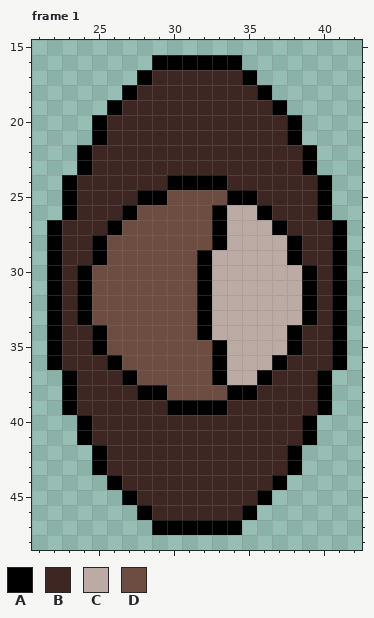
One commit to this pixel-art file: Assets/Art/Sprites/Armor.aseprite. This is how it looked before the edit.
64x64 pixels, 4 frames. Shown: frame 1: x 21..42, y 15..48. The commit also changed other frames, which this record leaves out.
Palette (. is transparent): A #000000  B #3e2723  C #bcaaa4  D #6d4c41
Pixels before, frame 1, first column x 22:
16 .......AAAAAA.......
17 ......ABBBBBBA......
18 .....ABBBBBBBBA.....
19 ....ABBBBBBBBBBA....
20 ...ABBBBBBBBBBBBA...
21 ...ABBBBBBBBBBBBA...
22 ..ABBBBBBBBBBBBBBA..
23 ..ABBBBBBBBBBBBBBA..
24 .ABBBBBBAAAABBBBBBA.
25 .ABBBBAADDDDAABBBBA.
26 .ABBBADDDDDACCABBBA.
27 ABBBADDDDDDACCCABBBA
28 ABBADDDDDDDACCCCABBA
29 ABBADDDDDDACCCCCABBA
30 ABADDDDDDDACCCCCCABA
31 ABADDDDDDDACCCCCCABA
32 ABADDDDDDDACCCCCCABA
33 ABADDDDDDDACCCCCCABA
34 ABBADDDDDDACCCCCABBA
35 ABBADDDDDDDACCCCABBA
36 ABBBADDDDDDACCCABBBA
37 .ABBBADDDDDACCABBBA.
38 .ABBBBAADDDDAABBBBA.
39 .ABBBBBBAAAABBBBBBA.
40 ..ABBBBBBBBBBBBBBA..
41 ..ABBBBBBBBBBBBBBA..
42 ...ABBBBBBBBBBBBA...
43 ...ABBBBBBBBBBBBA...
44 ....ABBBBBBBBBBA....
45 .....ABBBBBBBBA.....
46 ......ABBBBBBA......
47 .......AAAAAA.......
After:
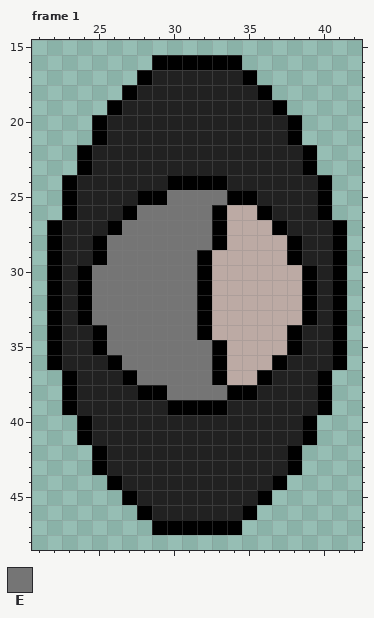
Colours new in this view: E #757575
Edits made:
layer "Exoskelet" added
colour B: #3e2723 -> #212121
Frame 1, layer "Exoskelet":
y 25: x 30..33 DDDD -> EEEE
y 26: x 28..32 DDDDD -> EEEEE
y 27: x 27..32 DDDDDD -> EEEEEE
y 28: x 26..32 DDDDDDD -> EEEEEEE
y 29: x 26..31 DDDDDD -> EEEEEE
y 30..33: x 25..31 DDDDDDD -> EEEEEEE
y 34: x 26..31 DDDDDD -> EEEEEE
y 35: x 26..32 DDDDDDD -> EEEEEEE
y 36: x 27..32 DDDDDD -> EEEEEE
y 37: x 28..32 DDDDD -> EEEEE
y 38: x 30..33 DDDD -> EEEE
